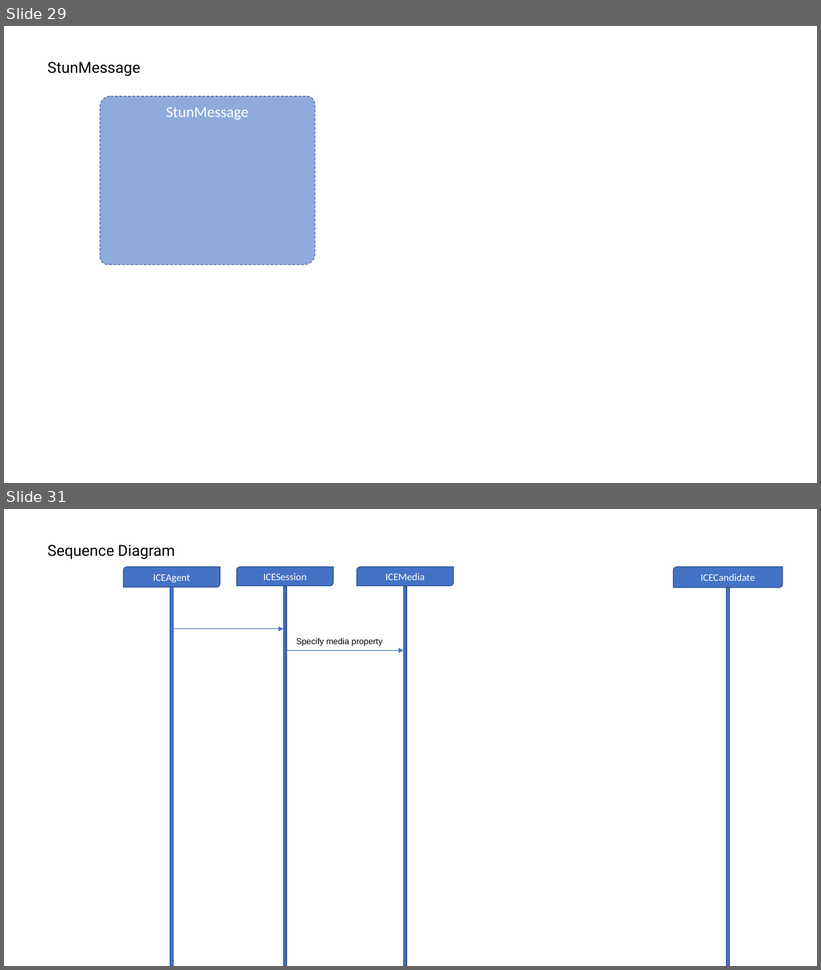
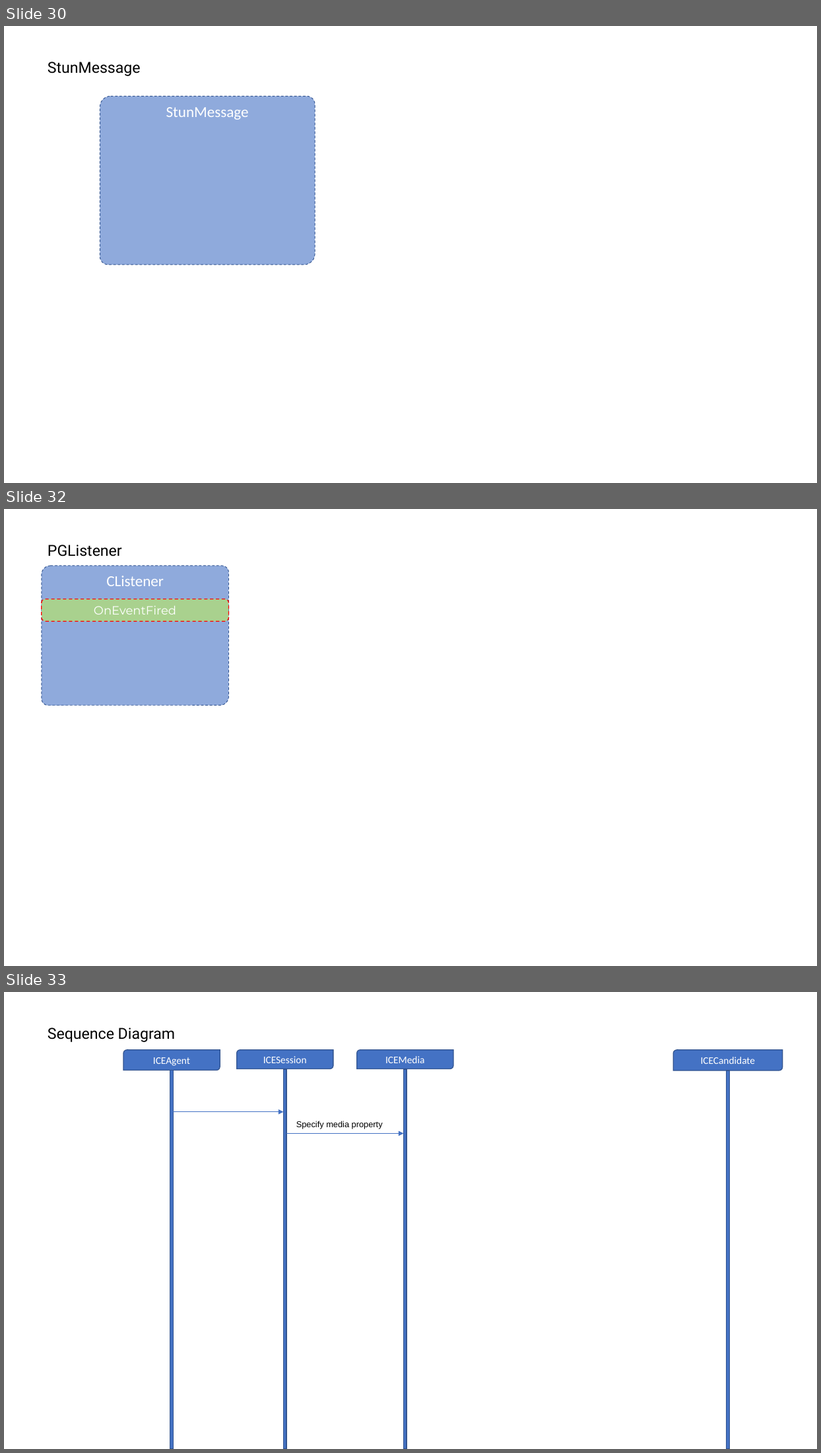
Before and after one commit to httpmail/ice, a slide deck: docs.pptx. Shown one above the other, each under a label of ours: slides 29 and 31 before the commit, slides 30, 32 and 33 after it; the slides between them are not shown. The pictures are 821x970 and 821x1453 pixels, drawn with LibreOffice and Linux fonts; fonts in the diff are those of the drawing. Boxes give left, top, right and bottom in pixels: in the first picture for what was removed or moved away, otherwise in the second. Text is boxed around its words. In the diff, an @@ line names an element or a change of style, - is before the commit and + after.

```diff
--- a/docs.pptx
+++ b/docs.pptx
@@ slide 32 added at <box>4,509,817,966</box>, background #FFFFFF @@
@@ text added at <box>48,545,122,557</box>, 18 pt, text #000000 @@
+PGListener
@@ round diag rect added at <box>42,566,229,706</box>, fill #8FAADC, outline #325491 0.75 pt dashed, 18 pt, text #FFFFFF @@
+CListener
@@ rounded rectangle added at <box>42,599,229,622</box>, fill #A9D18E, outline #FF0000 1 pt dashed, 14 pt, text #FFFFFF @@
+OnEventFired
@@ what was slide 29 is now slide 30 @@
@@ what was slide 31 is now slide 33 @@
```
Also in this commit, not shown: 3 other slides added, 2 slides removed, 12 other files.
